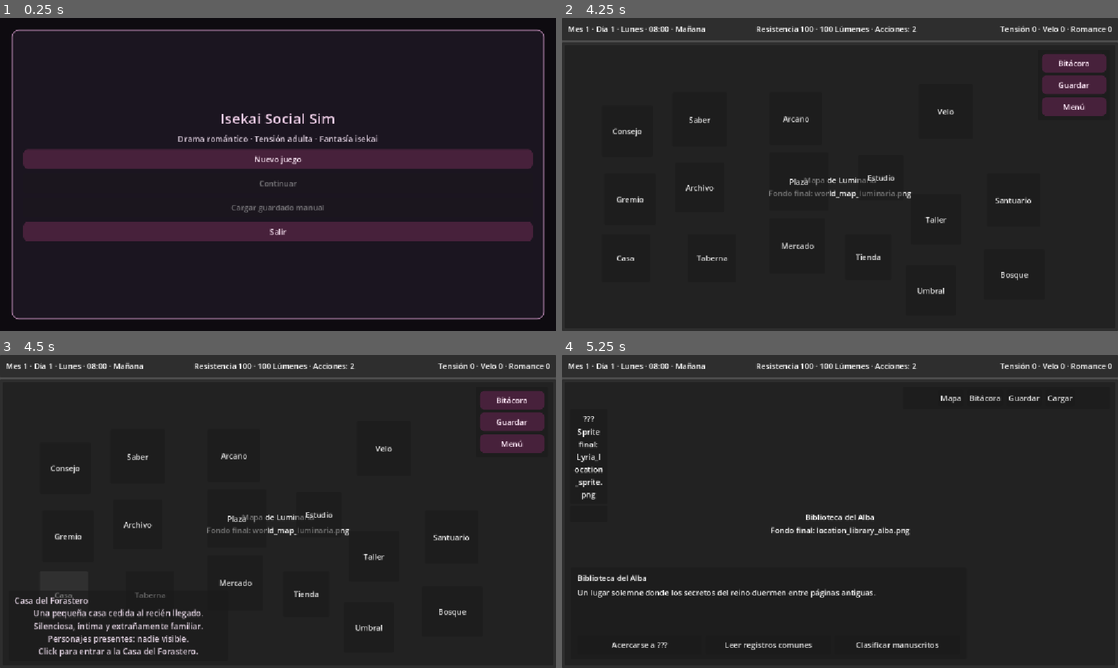
Above: before the commit, frames 1-4 (two rows, left to right).
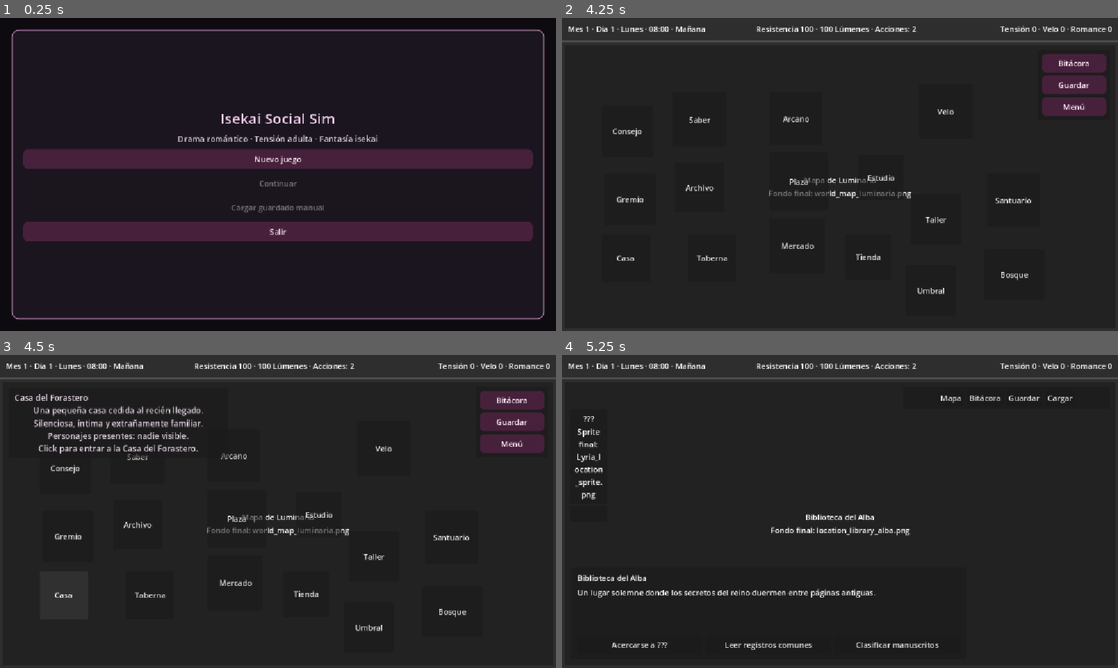
Above: after the commit, the same moments.

Repository: JoshSnowMex/isekai-novel
Game: Godot game, scene res://scenes/menu/MainMenu.tscn
Same seed, same stepped clock (60 frames per second), same inputs: the game is played once before the commit and once after it.
Inputs:
- Up to frame 1 (0.25 s): no input
- Up to frame 2 (4.25 s): click "Nuevo juego" at 0.5 s; click "Forastero Sensible" at 1.25 s; click "Confirmar clase" at 2 s; click "Hombre" at 2.75 s; click "Comenzar" at 3.5 s
- Up to frame 3 (4.5 s): click "Casa" at 4.25 s
- Up to frame 4 (5.25 s): click "Saber" at 5 s

Frames 1-2 are identical in both runs. In frame 3, 3.2% of the frame differs, in the area x 2-41%, y 12-97%; in frame 4, nothing differs.

Commit message:
Update world_map.gd

Diff:
--- a/scenes/map/world_map.gd
+++ b/scenes/map/world_map.gd
@@ -6,6 +6,7 @@
 var location_layer: Control
 var action_panel: WorldActionPanel
 var hover_card: LocationHoverCard
+var hovered_location_id: String = ""
 
 const BASE_MAP_SIZE := Vector2(1050.0, 540.0)
 
@@ -124,7 +125,10 @@
 	layout_action_panel()
 
 	if hover_card != null and hover_card.visible:
-		position_hover_card_bottom_left()
+		if hovered_location_id != "":
+			position_hover_card_for_location(hovered_location_id)
+		else:
+			position_hover_card_bottom_left()
 
 func refresh_overlay_layout_after_frame() -> void:
 	await get_tree().process_frame
@@ -264,9 +268,10 @@
 	location_layer.add_child(button)
 
 func show_location_hover(location_id: String) -> void:
+	hovered_location_id = location_id
 	hover_card.set_location(location_id)
 	hover_card.visible = true
-	position_hover_card_bottom_left()
+	position_hover_card_for_location(location_id)
 
 
 func show_system_hover_message(title: String, description: String, hint: String) -> void:
@@ -277,10 +282,9 @@
 	hover_card.visible = true
 	position_hover_card_bottom_left()
 
-
 func hide_hover_card() -> void:
+	hovered_location_id = ""
 	hover_card.visible = false
-
 
 func position_hover_card_bottom_left() -> void:
 	var margin: float = 12.0
@@ -359,3 +363,87 @@
 	offset_top = 0
 	offset_right = 0
 	offset_bottom = 0
+
+func position_hover_card_for_location(location_id: String) -> void:
+	var margin: float = 12.0
+	var bottom_safe_margin: float = 42.0
+	var card_size: Vector2 = hover_card.custom_minimum_size
+
+	if map_layer.size.x < 760:
+		card_size = Vector2(360, 104)
+
+	var location_rect: Rect2 = get_location_screen_rect(location_id)
+
+	var bottom_left_position: Vector2 = Vector2(
+		margin,
+		max(margin, map_layer.size.y - card_size.y - bottom_safe_margin)
+	)
+
+	var top_left_position: Vector2 = Vector2(
+		margin,
+		margin
+	)
+
+	var top_right_position: Vector2 = Vector2(
+		max(margin, map_layer.size.x - card_size.x - margin),
+		margin
+	)
+
+	var bottom_right_position: Vector2 = Vector2(
+		max(margin, map_layer.size.x - card_size.x - margin),
+		max(margin, map_layer.size.y - card_size.y - bottom_safe_margin)
+	)
+
+	var candidates: Array = [
+		bottom_left_position,
+		top_left_position,
+		top_right_position,
+		bottom_right_position
+	]
+
+	var chosen_position: Vector2 = bottom_left_position
+
+	for candidate in candidates:
+		var candidate_position: Vector2 = candidate
+		var candidate_rect: Rect2 = Rect2(candidate_position, card_size)
+
+		if not candidate_rect.intersects(location_rect):
+			chosen_position = candidate_position
+			break
+
+	hover_card.position = chosen_position
+	hover_card.size = card_size
+
+func get_location_screen_rect(location_id: String) -> Rect2:
+	var location_ui: Dictionary = DataManager.get_location_ui(location_id)
+
+	var position_data: Dictionary = location_ui.get("position", {})
+	var size_data: Dictionary = location_ui.get("size", {})
+
+	var base_position: Vector2 = Vector2(
+		float(position_data.get("x", 40)),
+		float(position_data.get("y", 40))
+	)
+
+	var base_size: Vector2 = Vector2(
+		float(size_data.get("x", 92)),
+		float(size_data.get("y", 92))
+	)
+
+	var content_offset: Vector2 = get_map_content_offset()
+	var scaled_position: Vector2 = content_offset + scale_map_vector(base_position)
+	var scaled_size: Vector2 = scale_map_vector(base_size)
+
+	var min_button_side: float = 38.0
+
+	if map_layer.size.x >= 900:
+		min_button_side = 52.0
+	elif map_layer.size.x >= 700:
+		min_button_side = 44.0
+
+	scaled_size.x = max(scaled_size.x, min_button_side)
+	scaled_size.y = max(scaled_size.y, min_button_side)
+
+	var final_position: Vector2 = clamp_location_position(scaled_position, scaled_size)
+
+	return Rect2(final_position, scaled_size)
